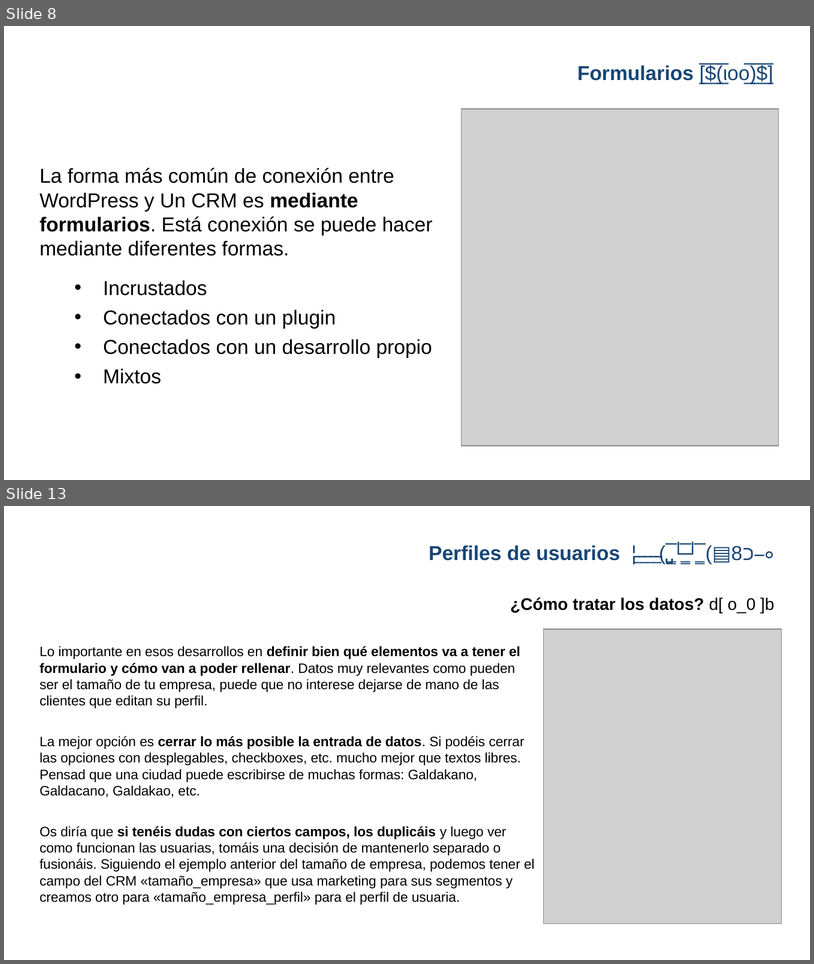
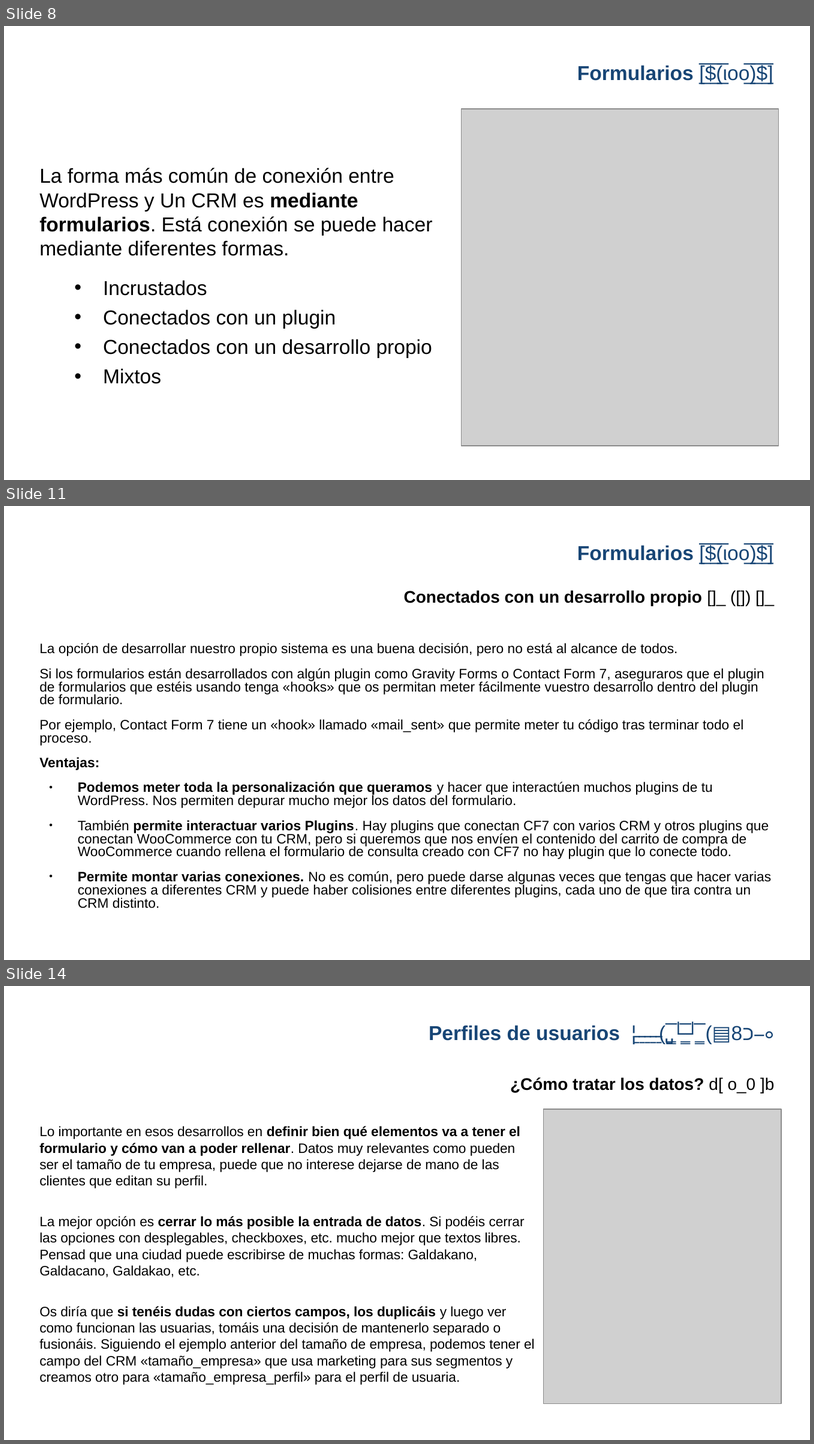
Before and after one commit to gwannon/WordCampBilbao2025, a slide deck: WCBIO25_Jorge-Monclus.pptx. Shown one above the other, each under a label of ours: slides 8 and 13 before the commit, slides 8, 11 and 14 after it; the slides between them are not shown. The pictures are 814x964 and 814x1444 pixels, drawn with LibreOffice and Linux fonts; fonts in the diff are those of the drawing; grey boxes stand for pictures; background and template pictures are left out. Boxes give left, top, right and bottom in pixels: in the first picture for what was removed or moved away, otherwise in the second. Text is boxed around its words. In the diff, an @@ line names an element or a change of style, - is before the commit and + after.

```diff
--- a/WCBIO25_Jorge-Monclus.pptx
+++ b/WCBIO25_Jorge-Monclus.pptx
@@ slide 11 added at (x1=4, y1=506, x2=810, y2=960), background picture (left out) @@
@@ title added at (x1=578, y1=544, x2=773, y2=564), 18 pt, text #174575 @@
+Formularios [̲̅$̲̅(̲̅ιοο̲̅)̲̅$̲̅]
@@ title added at (x1=404, y1=590, x2=702, y2=606), 15 pt, text #000000, bold @@
+Conectados con un desarrollo propio []_ ([]) []_
@@ text added at (x1=39, y1=643, x2=771, y2=908), 12.2 pt, text #000000 @@
+La opción de desarrollar nuestro propio sistema es una buena decisión, pero no está al alcance de todos.
+Si los formularios están desarrollados con algún plugin como Gravity Forms o Contact Form 7, aseguraros que el plugin de formularios que estéis usando tenga «hooks» que os permitan meter fácilmente vuestro desarrollo dentro del plugin de formulario.
+Por ejemplo, Contact Form 7 tiene un «hook» llamado «mail_sent» que permite meter tu código tras terminar todo el proceso.
+Ventajas:
+● Podemos meter toda la personalización que queramos y hacer que interactúen muchos plugins de tu WordPress. Nos permiten depurar mucho mejor los datos del formulario.
+● También permite interactuar varios Plugins. Hay plugins que conectan CF7 con varios CRM y otros plugins que conectan WooCommerce con tu CRM, pero si queremos que nos envíen el contenido del carrito de compra de WooCommerce cuando rellena el formulario de consulta creado con CF7 no hay plugin que lo conecte todo.
+● Permite montar varias conexiones. No es común, pero puede darse algunas veces que tengas que hacer varias conexiones a diferentes CRM y puede haber colisiones entre diferentes plugins, cada uno de que tira contra un CRM distinto.
@@ what was slide 13 is now slide 14 @@
```
Also in this commit, not shown: 6 slides changed, 2 other files.
